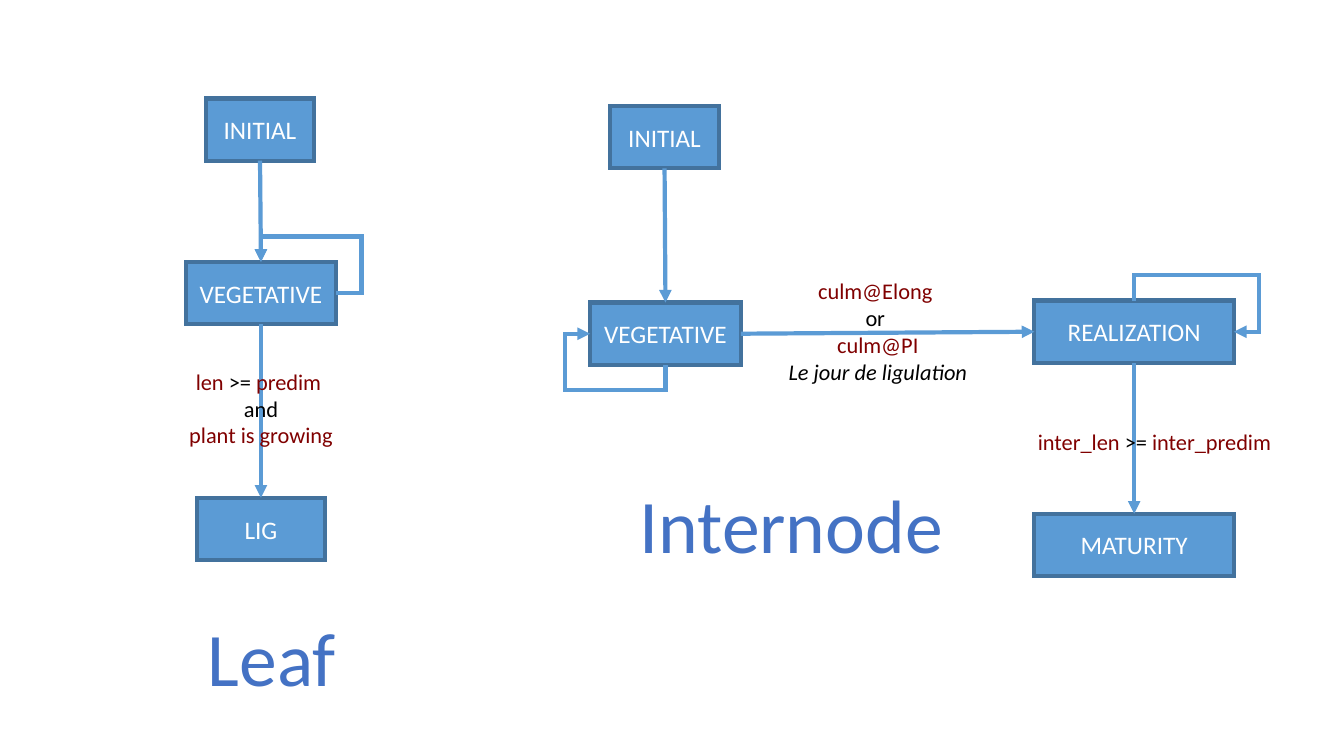
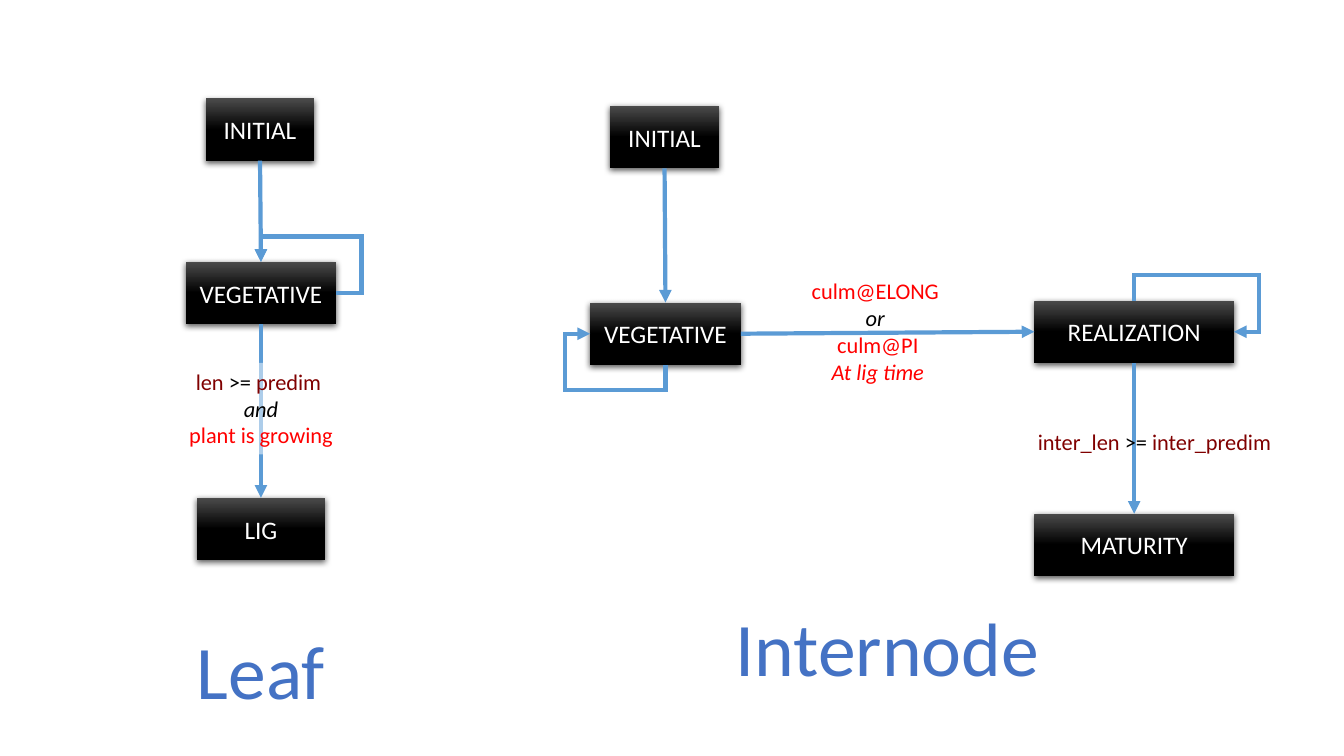
Before and after one commit to PAMDeveloper/Ecomeristem_2, a slide deck: slide 5 of doc/Phenology.pptx (slide 4 before the commit). Drawn at 1344x756 pixels with LibreOffice and Linux fonts; fonts in the diff are those of the drawing. Boxes give left, top, right and bottom in pixels: in the first picture for what was removed or moved away, otherwise in the second. Text is boxed around its words. In the diff, an @@ line names an element or a change of style, - is before the commit and + after.

```diff
--- a/doc/Phenology.pptx
+++ b/doc/Phenology.pptx
@@ text at (812, 283, 939, 302): text changed; text colour #800000 to #FF0000 @@
-culm@Elong
+culm@ELONG
@@ text at (837, 315, 918, 356): italic on in "or"; text colour #800000 to #FF0000 in "culm@PI" @@
@@ text at (832, 364, 924, 384): text changed; text colour #000000 to #FF0000 @@
-Le jour de ligulation
+At lig time
@@ text at (189, 398, 333, 450): italic on in "and"; text colour #800000 to #FF0000 in "plant is growing" @@
@@ fill #5B9BD5 to gradient #4B4B4B to #000000; outline #43739E 3 pt to none; shadow on in 7 elements at (206, 99, 315, 161), (186, 262, 337, 325), (197, 498, 325, 561), (610, 106, 719, 168), (590, 302, 741, 365), (1034, 300, 1234, 363), (1034, 514, 1234, 577) @@
@@ text "Internode": place and size @@
-text "Internode" at (640, 500, 943, 554)
+text "Internode" at (736, 623, 1039, 677)
@@ text "Leaf": place and size @@
-text "Leaf" at (208, 634, 336, 687)
+text "Leaf" at (197, 647, 325, 700)
```
Also in this commit, not shown: 4 other slides changed, 1 slide added.
